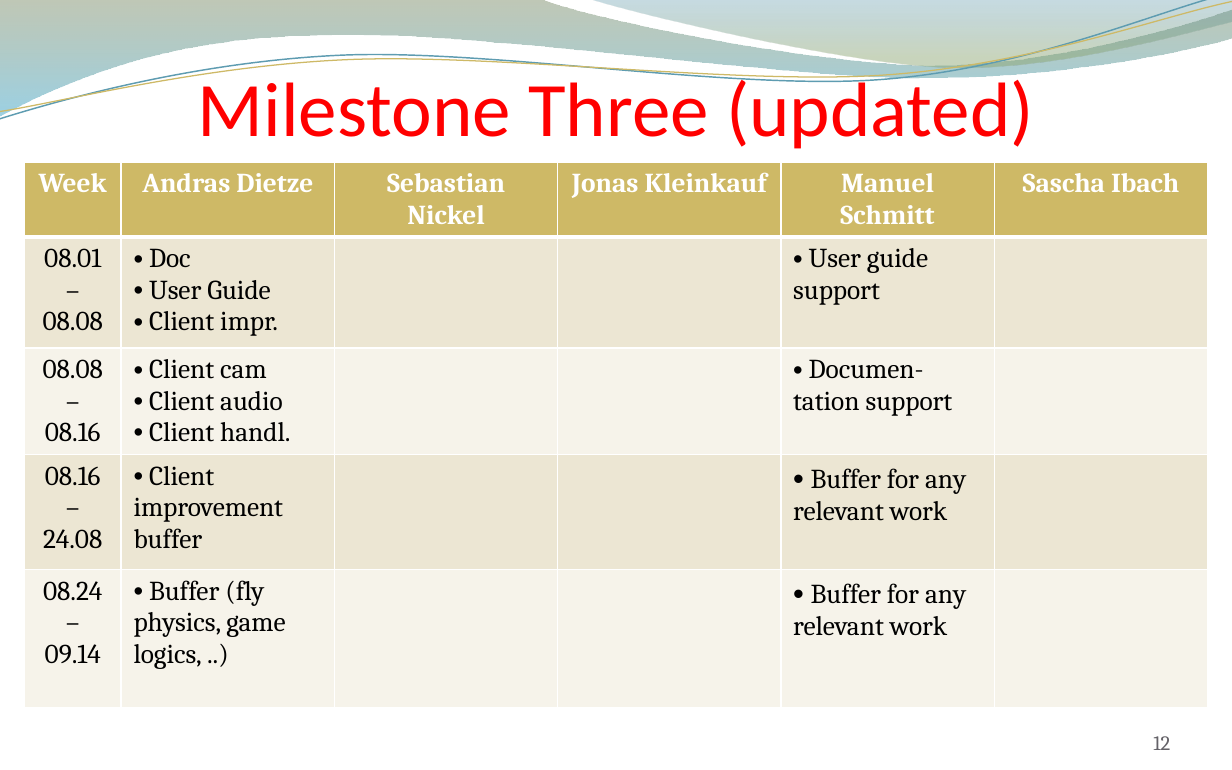
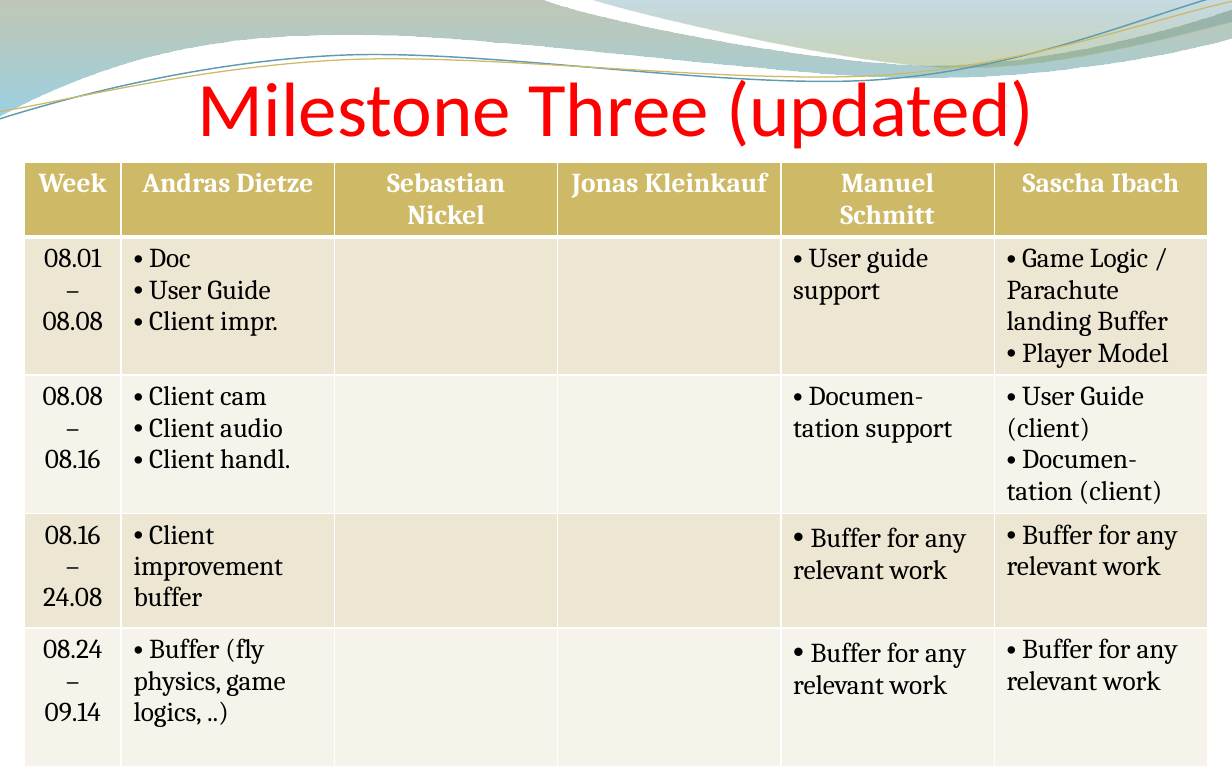
Before and after one commit to andreasdietze/Rift-WingsuitV2, a slide deck: slide 12 of Präsentationen/Zwischenpräsentation 16.06/Project proposal update 06.16 - Rift Wingsuit V2.pptx. Drawn at 1232x770 pixels with LibreOffice and Linux fonts; fonts in the diff are those of the drawing; background and template pictures are left out. Boxes give left, top, right and bottom in pixels: in the first picture for what was removed or moved away, otherwise in the second. Text is boxed around its words. In the diff, an @@ line names an element or a change of style, - is before the commit and + after.

```diff
--- a/Präsentationen/Zwischenpräsentation 16.06/Project proposal update 06.16 - Rift Wingsuit V2.pptx
+++ b/Präsentationen/Zwischenpräsentation 16.06/Project proposal update 06.16 - Rift Wingsuit V2.pptx
@@ table at (25, 161, 1207, 770) @@
-row 2, column 6: 
+row 2, column 6: Game Logic / Parachute landing Buffer / Player Model
-row 3, column 6: 
+row 3, column 6: User Guide (client) / Documen-tation (client)
-row 4, column 6: 
+row 4, column 6: Buffer for any relevant work
-row 5, column 6: 
+row 5, column 6: Buffer for any relevant work
```
Also in this commit, not shown: 4 other slides changed.
